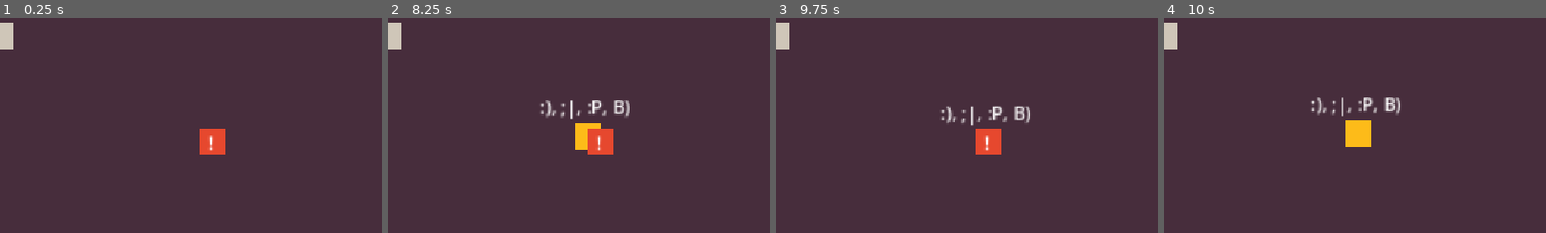
Above: before the commit, frames 1-4 (left to right).
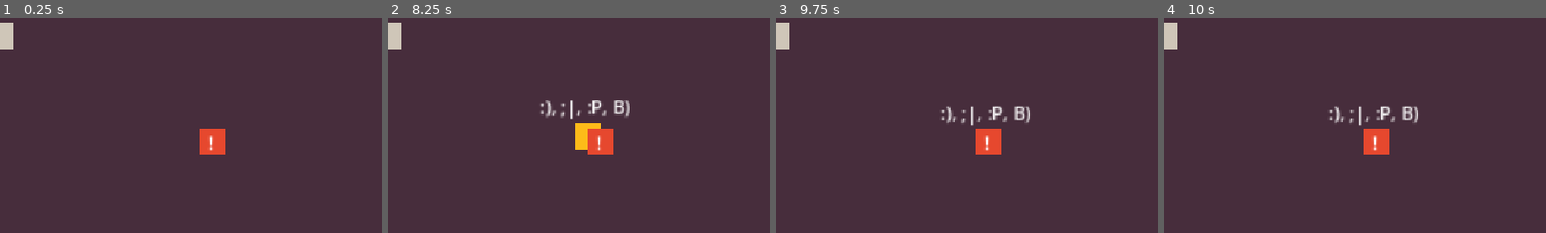
Above: after the commit, the same moments.

Repository: LucasFASouza/Dispacho
Game: Godot game, scene res://scenes/game.tscn
The game is run twice, just before and just after one commit, with the same random seed, the same clock (stepped at 60 frames per second) and the same inputs.
Inputs (mouse positions are % of the whole screen's width and height, from its top left):
- Up to frame 1 (0.25 s): no input
- Up to frame 2 (8.25 s): tap Enter at 0.5 s; move the mouse to (22, 19) at 0.52 s; click (22, 19) at 0.67 s; click "XD" at 1.25 s; click "Voltar" at 2 s; tap Space at 2.75 s; move the mouse to (78, 75) at 2.77 s; click (78, 75) at 2.92 s; click ":)" at 3.5 s; click ",|" at 4.25 s; click ":P" at 5 s; click "B)" at 5.75 s; click "Enviar" at 6.5 s; move the mouse to (60, 28) at 7.27 s; click (60, 28) at 7.42 s; move the mouse to (45, 70) at 8.02 s; click (45, 70) at 8.17 s
- Up to frame 3 (9.75 s): tap Enter at 8.75 s; move the mouse to (80, 65) at 8.77 s; click (80, 65) at 8.92 s; tap Space at 9.5 s; move the mouse to (20, 35) at 9.52 s; click (20, 35) at 9.67 s
- Up to frame 4 (10 s): no input
The pictures show only the part of the screen within x 50-100%, y 46-96%; the shares and areas given below are measured in that part.

Frames 1-3 are identical in both runs. In frame 4, 2.8% of the frame differs, in the area x 38-67%, y 36-64%.

Commit message:
Update member availability handling; adjust resolve_seconds, enhance member state management, and connect signals for UI updates.

Diff:
--- a/scripts/game.gd
+++ b/scripts/game.gd
@@ -4,25 +4,17 @@
 @onready var missions_root: Node2D = $Missions
 @onready var units_root: Node2D = $Units
 
-@export var resolve_seconds: float = 1.5
+@export var resolve_seconds: float = 3.0
+
+signal member_availability_changed
 
 var _selected_mission: Mission = null
 var members = [
-	{
-		"name": ":)",
-	},
-	{
-		"name": ";|",
-	},
-	{
-		"name": ":P",
-	},
-	{
-		"name": "B)",
-	},
-	{
-		"name": "XD",
-	}
+	{ "name": ":)", "available": true },
+	{ "name": ";|", "available": true },
+	{ "name": ":P", "available": true },
+	{ "name": "B)", "available": true },
+	{ "name": "XD", "available": true },
 ]
 
 var UnitScene: PackedScene = preload("res://scenes/unit.tscn")
@@ -64,6 +56,8 @@
 
 	mission.set_interactable(false)
 	unit.go_to(mission.global_position)
+	_set_members_available(unit_members, false)
+	unit.returned_home.connect(_on_unit_returned_home.bind(unit_members))
 
 
 func _on_unit_arrived(unit: Unit, mission: Mission) -> void:
@@ -71,3 +65,13 @@
 		await get_tree().create_timer(resolve_seconds).timeout
 		mission.queue_free()
 	unit.go_home()
+
+
+func _on_unit_returned_home(unit_members: Array) -> void:
+	_set_members_available(unit_members, true)
+
+
+func _set_members_available(unit_members: Array, available: bool) -> void:
+	for m in unit_members:
+		m["available"] = available
+	member_availability_changed.emit()
--- a/scripts/mission_menu.gd
+++ b/scripts/mission_menu.gd
@@ -15,6 +15,7 @@
 		var check := CheckButton.new()
 		check.text = member["name"]
 		unit_selector.add_child(check)
+	game.member_availability_changed.connect(_refresh_checkboxes)
 
 func show_mission(text: String) -> void:
 	mission_label.text = text
@@ -24,6 +25,14 @@
 			child.button_pressed = false
 
 	visible = true
+
+func _refresh_checkboxes() -> void:
+	var game: Node = get_tree().get_root().get_node("Game")
+	var children := unit_selector.get_children()
+	for i in children.size():
+		(children[i] as CheckButton).disabled = !game.members[i]["available"]
+		if !game.members[i]["available"]:
+			(children[i] as CheckButton).button_pressed = false
 
 func hide_mission() -> void:
 	visible = false
